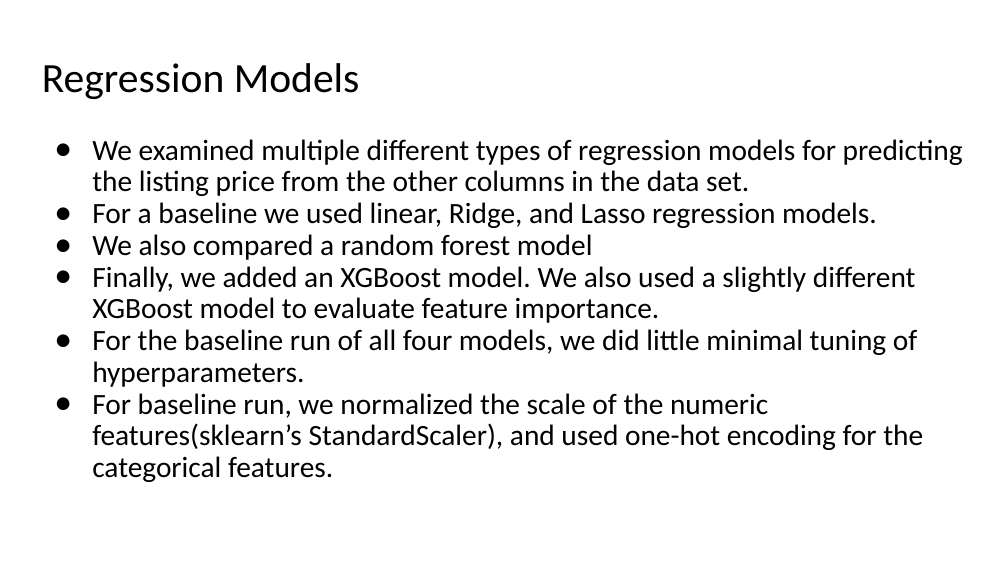
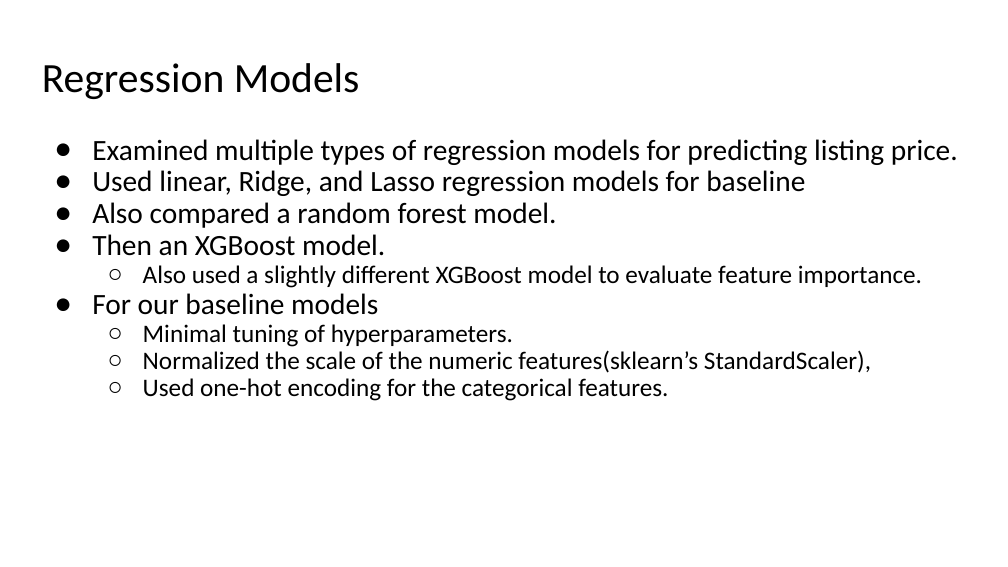
Before and after one commit to ranton256/used_car_sale_price_analysis, a slide deck: slide 20 of DSCI521_rna63_final_project_pres.pptx. Drawn at 1008x567 pixels with LibreOffice and Linux fonts; fonts in the diff are those of the drawing; background and template pictures are left out. Boxes give left, top, right and bottom in pixels: in the first picture for what was removed or moved away, otherwise in the second. Text is boxed around its words. In the diff, an @@ line names an element or a change of style, - is before the commit and + after.

```diff
--- a/DSCI521_rna63_final_project_pres.pptx
+++ b/DSCI521_rna63_final_project_pres.pptx
@@ text at (92, 139, 958, 401): text changed; size 28 to 24 pt @@
-● We examined multiple different types of regression models for predicting the listing price from the other columns in the data set.
-● For a baseline we used linear, Ridge, and Lasso regression models.
-● We also compared a random forest model
-● Finally, we added an XGBoost model. We also used a slightly different XGBoost model to evaluate feature importance.
-● For the baseline run of all four models, we did little minimal tuning of hyperparameters.
-● For baseline run, we normalized the scale of the numeric features(sklearn’s StandardScaler), and used one-hot encoding for the categorical features.
+● Examined multiple types of regression models for predicting listing price.
+● Used linear, Ridge, and Lasso regression models for baseline
+● Also compared a random forest model.
+● Then an XGBoost model.
+  ○ Also used a slightly different XGBoost model to evaluate feature importance.
+● For our baseline models
+  ○ Minimal tuning of hyperparameters.
+  ○ Normalized the scale of the numeric features(sklearn’s StandardScaler),
+  ○ Used one-hot encoding for the categorical features.
```
Also in this commit, not shown: 14 other slides changed, 1 slide added, 1 slide removed, 4 other files.
